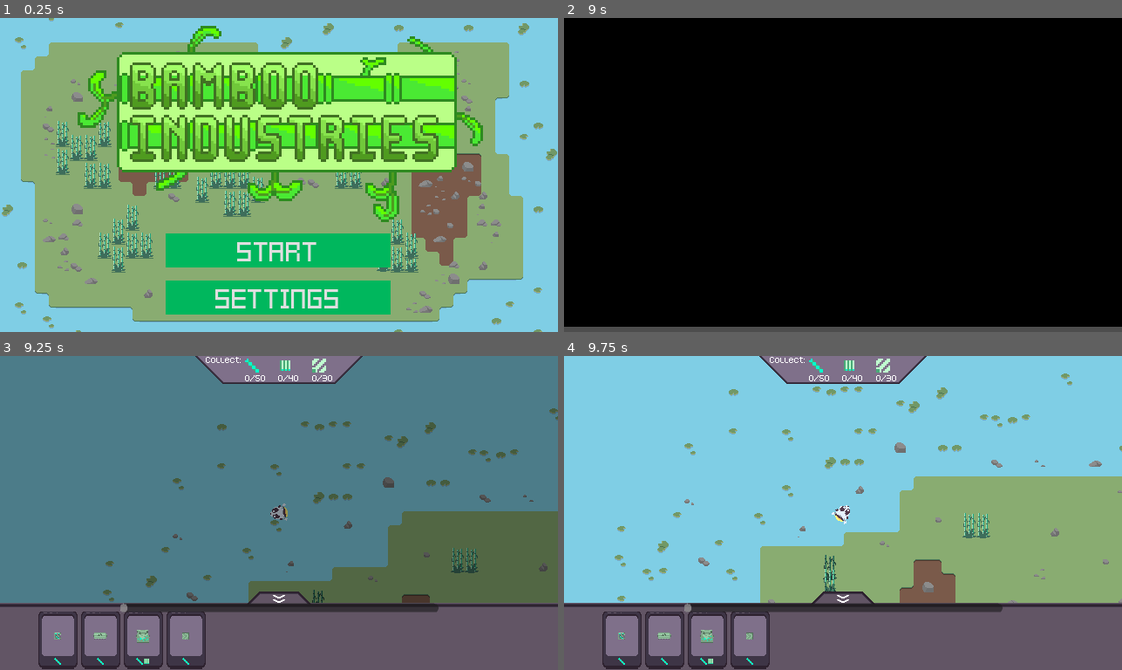
Above: before the commit, frames 1-4 (two rows, left to right).
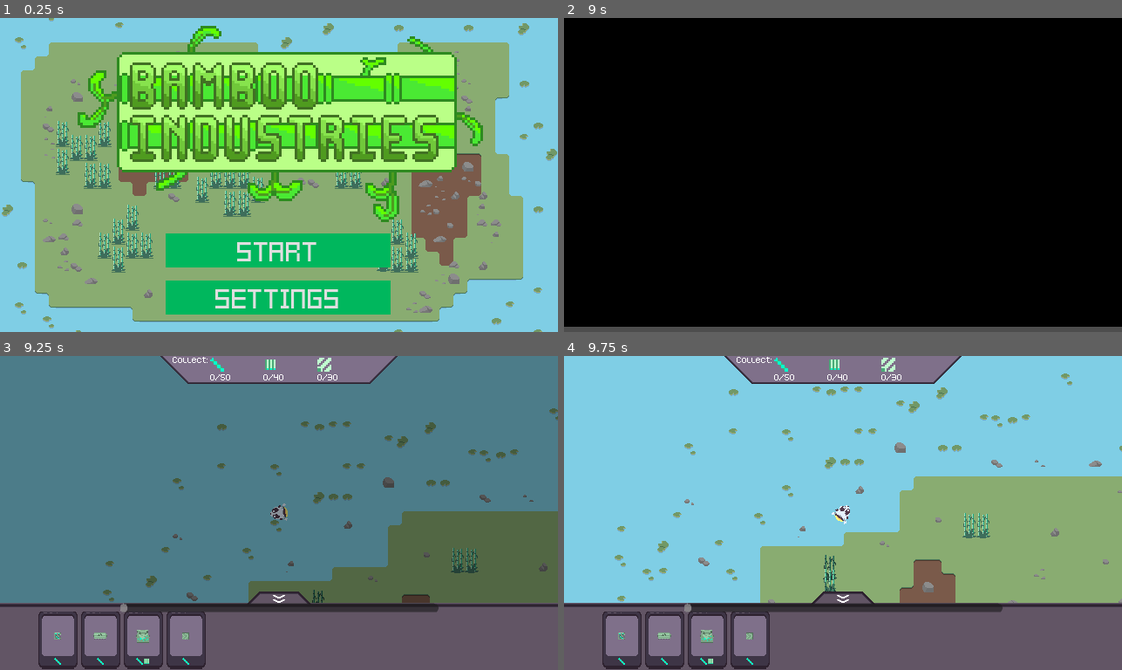
Above: after the commit, the same moments.

Repository: Hyper-Burner/GMTK-Game-Jam-2024
Game: Godot game, scene res://Menu_Scenes/Scenes/menu.tscn
The game is run twice, just before and just after one commit, with the same random seed, the same clock (stepped at 60 frames per second) and the same inputs.
Inputs (mouse positions are in pixels of both pictures, inside the frame that each line leads up to):
- Up to frame 1 (0.25 s): no input
- Up to frame 2 (9 s): click "Start" at 0.5 s; move the mouse to (965, 159) at 1.27 s; press the mouse at (965, 159) at 1.28 s; hold D (right) 1.28-2 s; release the mouse at (965, 159) at 2 s; click (843, 275) at 2 s; tap Enter at 2.75, 7.25 s; move the mouse to (731, 190) at 2.77 s; hold S (down) 2.78-3.53 s; tap Mouse wheel down (mousewheeldown) at 2.85, 6.6 s; move the mouse to (898, 105) at 3.52 s; hold D (right) 3.53-4.28 s; tap Mouse wheel up (mousewheelup) at 3.6, 7.35 s; move the mouse to (815, 237) at 4.27 s; hold W (up) 4.28-5.03 s; right-click (815, 237) at 4.35 s; click (815, 237) at 4.42 s; move the mouse to (1010, 222) at 5.02 s; hold A (left) 5.03-6.53 s; tap R (rotate) at 5.1, 8.85 s; move the mouse to (675, 127) at 5.77 s; click (675, 127) at 5.85 s; tap Space at 6.5, 8.75 s; move the mouse to (870, 175) at 6.52 s; hold S (down) 6.53-7.28 s; click (870, 175) at 6.67 s; move the mouse to (759, 96) at 7.27 s; hold D (right) 7.28-8.03 s; move the mouse to (965, 159) at 8.02 s; hold W (up) 8.03-8.78 s; hold Right mouse button (right_click) 8.03-8.78 s; move the mouse to (731, 190) at 8.77 s; hold D (right) from 8.78 s (still down); click (731, 190) at 8.92 s
- Up to frame 3 (9.25 s): keep holding D (right)
- Up to frame 4 (9.75 s): move the mouse to (898, 443) at 9.52 s; release D (right) at 9.53 s; press the mouse at (898, 443) at 9.53 s; hold S (down) from 9.53 s (still down)

Frames 1-2 are identical in both runs. In frame 3, 1.7% of the frame differs, in the area x 28-72%, y 0-9%; in frame 4, 1.7%.

Commit message:
Bigger Objective UI

Diff:
--- a/GUI/hud.tscn
+++ b/GUI/hud.tscn
@@ -16,7 +16,7 @@
 
 [sub_resource type="AtlasTexture" id="AtlasTexture_hx86t"]
 atlas = ExtResource("2_3t7wn")
-region = Rect2(119, 77, 192, 32)
+region = Rect2(119, 77, 272, 32)
 
 [node name="Control" type="Control"]
 z_index = 10
@@ -74,24 +74,24 @@
 
 [node name="TextureRect" type="TextureRect" parent="Objective"]
 layout_mode = 0
-offset_left = -96.0
+offset_left = -136.0
 offset_top = -180.0
-offset_right = 96.0
+offset_right = 136.0
 offset_bottom = -148.0
 texture = SubResource("AtlasTexture_hx86t")
 
 [node name="ObjectivesList" type="HBoxContainer" parent="Objective"]
 layout_mode = 0
-offset_left = -39.0
-offset_top = -177.0
-offset_right = 73.0
+offset_left = -79.0
+offset_top = -178.0
+offset_right = 102.0
 offset_bottom = -151.0
 
 [node name="Label" type="Label" parent="Objective"]
 layout_mode = 0
-offset_left = -84.0
+offset_left = -122.0
 offset_top = -182.0
-offset_right = -47.0
+offset_right = -81.0
 offset_bottom = -159.0
 theme_override_fonts/font = ExtResource("3_rc25m")
 theme_override_font_sizes/font_size = 16
Binary file changed: GUI/gui.png
